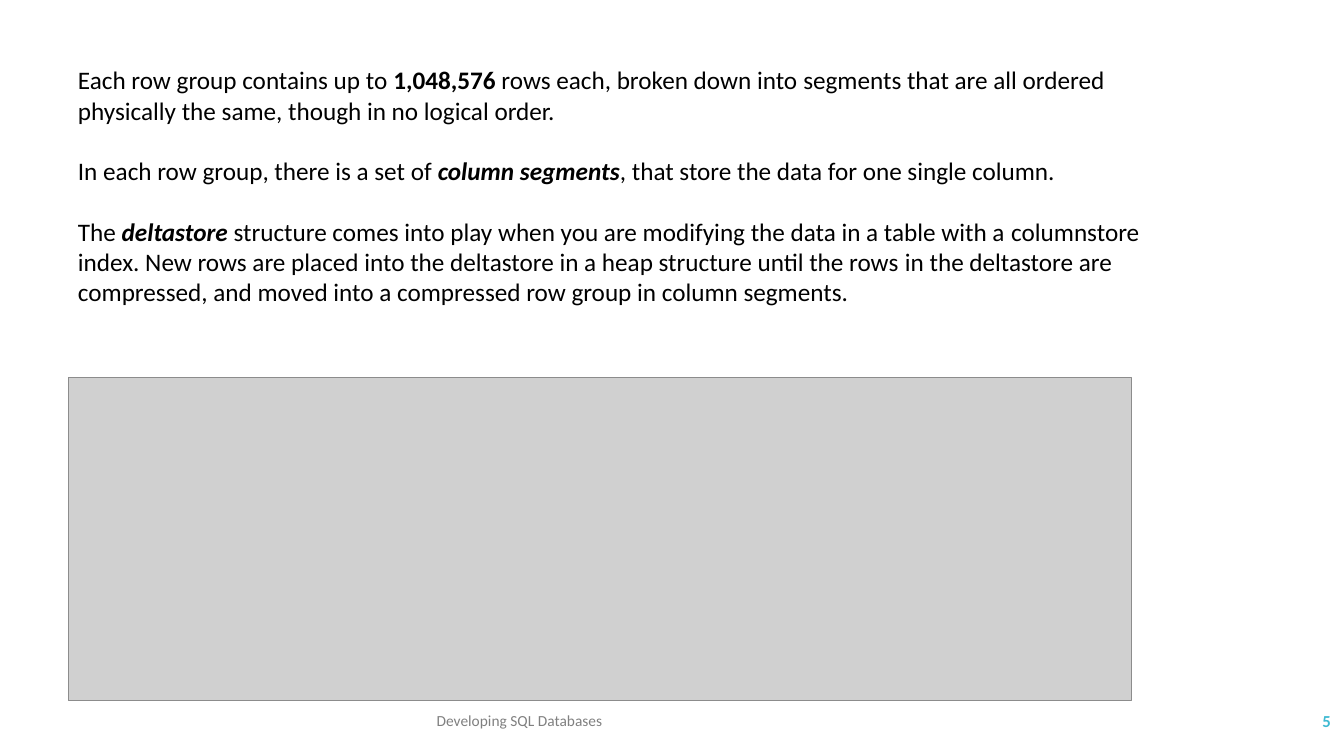
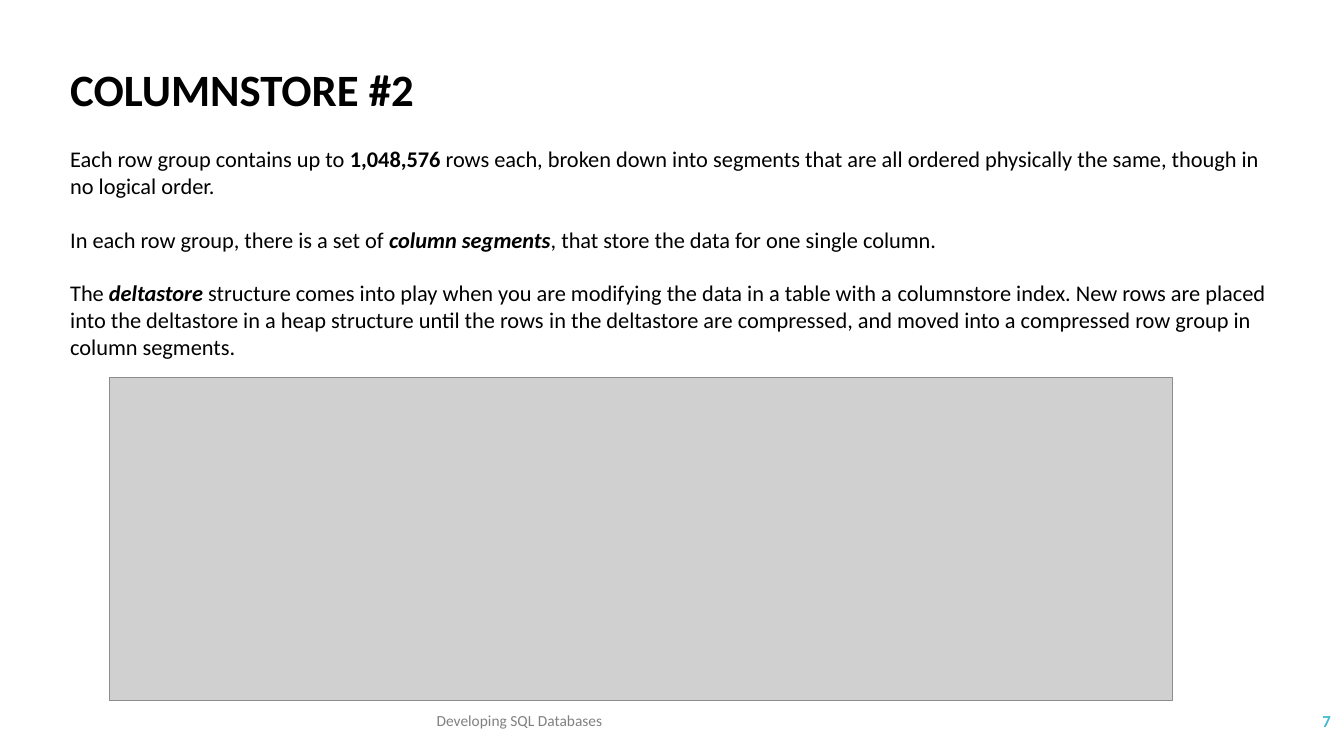
Before and after one commit to TKostyrka/70762DevSQLDB, a slide deck: slide 7 of DEVSQL_05_ColumnStoreIndex/DEVSQL_05_Columnstore.pptx (slide 5 before the commit). Drawn at 1344x756 pixels with LibreOffice and Linux fonts; fonts in the diff are those of the drawing; grey boxes stand for pictures. Boxes give left, top, right and bottom in pixels: in the first picture for what was removed or moved away, otherwise in the second. Text is boxed around its words. In the diff, an @@ line names an element or a change of style, - is before the commit and + after.

```diff
--- a/DEVSQL_05_ColumnStoreIndex/DEVSQL_05_Columnstore.pptx
+++ b/DEVSQL_05_ColumnStoreIndex/DEVSQL_05_Columnstore.pptx
@@ text "COLUMNSTORE #2": place and size @@
-text "COLUMNSTORE #2" at <box>78,71,1139,306</box>
+text "COLUMNSTORE #2" at <box>70,75,1265,359</box>
@@ text at <box>70,75,414,107</box>: paragraph added @@
+COLUMNSTORE #2
@@ text at <box>70,151,1265,359</box>: size 18 to 16 pt @@
@@ picture: place and size @@
-picture at <box>68,378,1131,701</box>
+picture at <box>109,378,1173,701</box>
@@ page number at <box>1322,716,1330,727</box>: text changed @@
-5
+7
```
Also in this commit, not shown: 7 other slides changed, 3 slides added, 1 slide removed, 12 other files.
